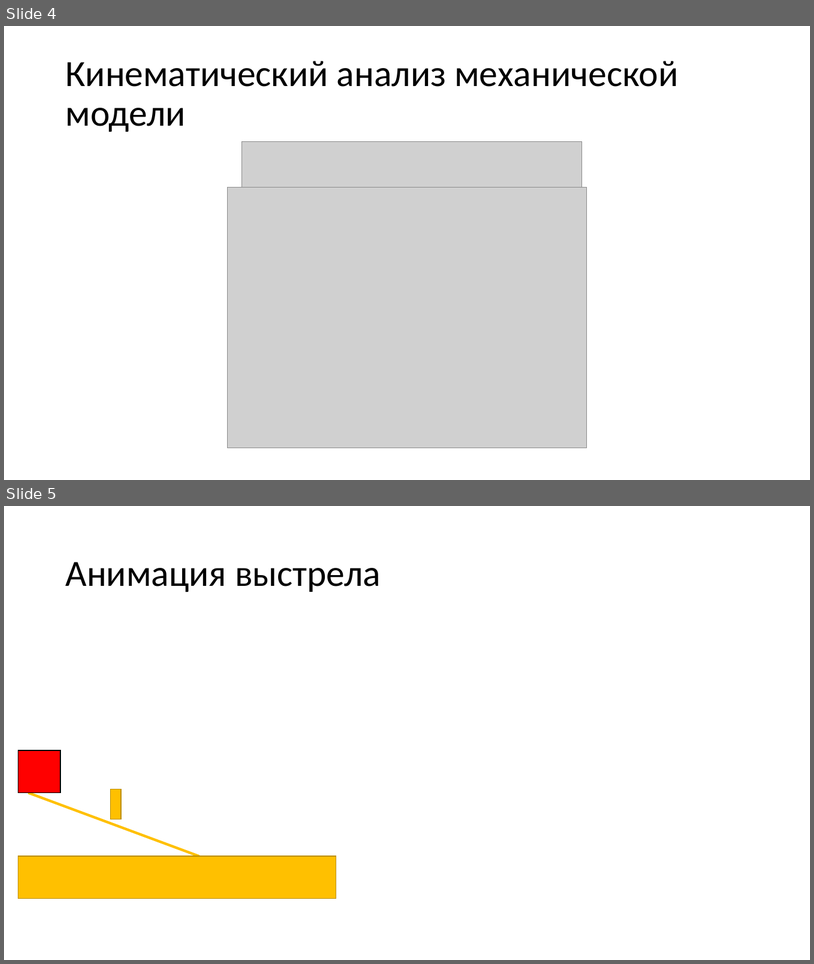
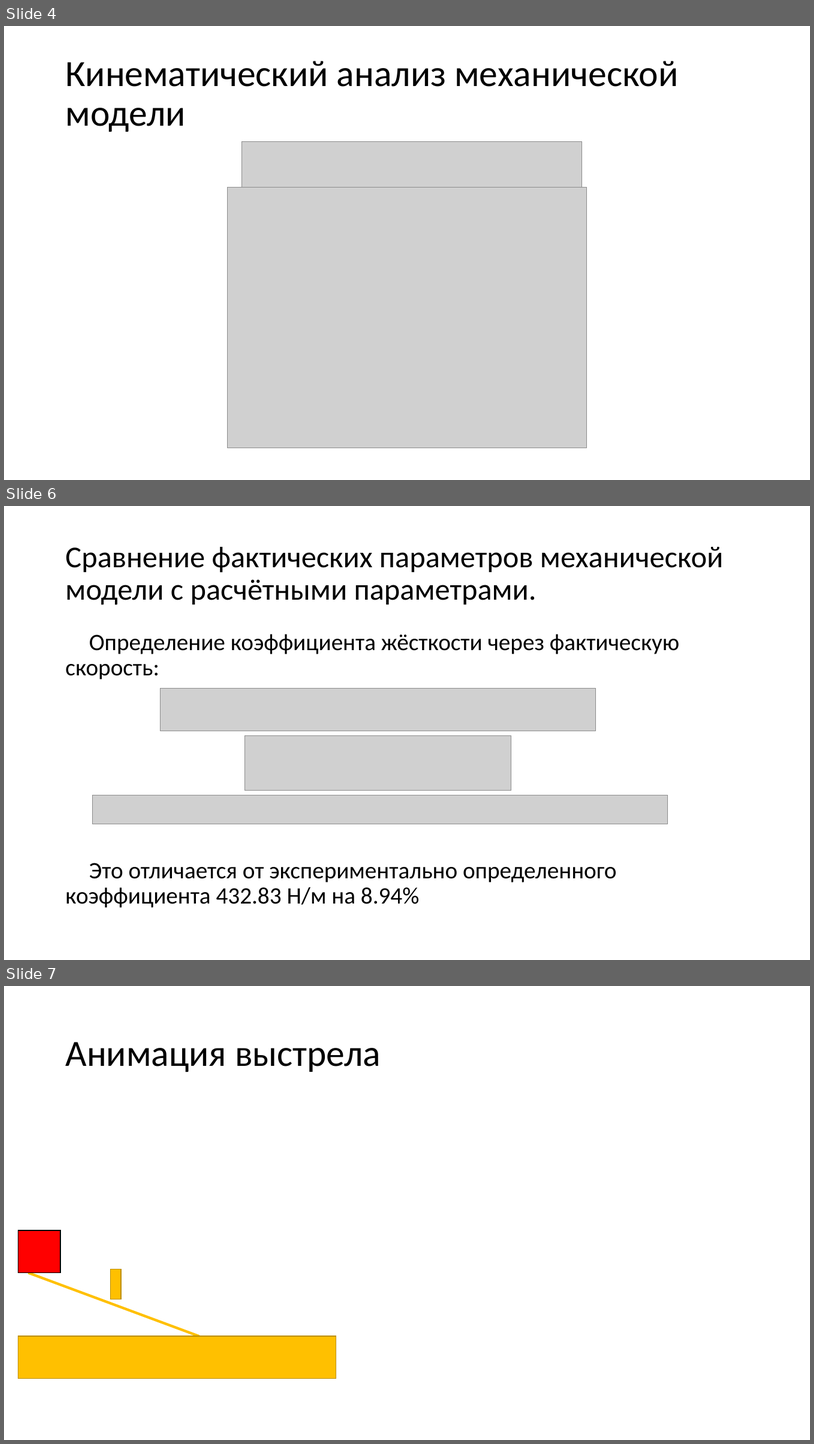
Before and after one commit to IlS0/Mechanics, a slide deck: Презентация.pptx. Shown one above the other, each under a label of ours: slides 4 and 5 before the commit, slides 4, 6 and 7 after it; the slides between them are not shown. The pictures are 814x964 and 814x1444 pixels, drawn with LibreOffice and Linux fonts; fonts in the diff are those of the drawing; grey boxes stand for pictures. Boxes give left, top, right and bottom in pixels: in the first picture for what was removed or moved away, otherwise in the second. Text is boxed around its words. In the diff, an @@ line names an element or a change of style, - is before the commit and + after.

```diff
--- a/Презентация.pptx
+++ b/Презентация.pptx
@@ slide 6 added at (x1=4, y1=506, x2=810, y2=960), background #FFFFFF @@
@@ title added at (x1=65, y1=547, x2=723, y2=605), 36 pt, text #000000 @@
+Сравнение фактических параметров механической модели с расчётными параметрами.
@@ text added at (x1=65, y1=634, x2=680, y2=907), 28 pt, text #000000 @@
+Определение коэффициента жёсткости через фактическую скорость:
+Это отличается от экспериментально определенного коэффициента 432.83 Н/м на 8.94%
@@ picture added at (x1=161, y1=688, x2=596, y2=731) @@
@@ picture added at (x1=245, y1=735, x2=512, y2=790) @@
@@ picture added at (x1=92, y1=795, x2=668, y2=823) @@
@@ what was slide 5 is now slide 7 @@
```
Also in this commit, not shown: 2 slides changed, 1 other slide added.
